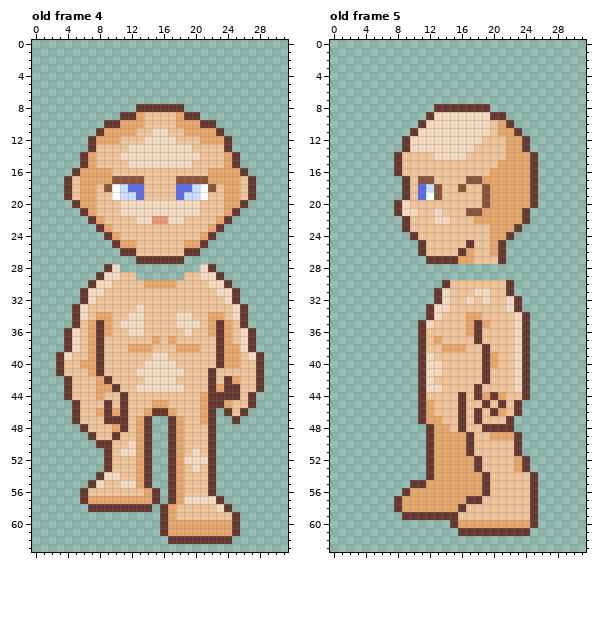
One commit to this pixel-art file: Mohanjo daro/Assets/Art/Player/Npc/Npc 1.aseprite. That is the earlier state.
32x64 pixels, 16 frames. Pixels under 10% opacity are left out. Colours within 5 levels of each other are drawn and written as one. Shown: old frame 4, old frame 5. The commit also changed other frames, which this record leaves out.
The result:
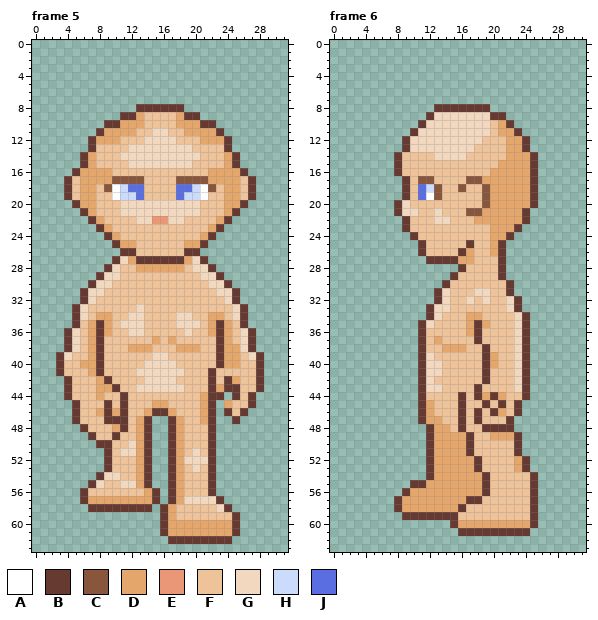
Palette (. is transparent): A #ffffff  B #663931  C #88563d  D #e5a66b  E #ea9777  F #eec39a  G #f2d8bf  H #cbdbfc  J #5b6ee1
A new or re-ordered frame is compared with the old frame closest to it.
Commit message: effects animation and NPC
The exact change:
frames re-ordered
Frame 5 against old frame 4, layer "Body":
Colour B now appears in row 27 at x 10 and 21.
Colour D now appears in row 27 at x 12 and 19; in row 28 at x 13 to 18.
Colour F now appears in row 28 at x 11 to 12 and 19; in row 29 at x 13 to 18.
The author changed colour D to colour F in row 30 at x 14 to 17.
Colour G now appears in row 27 at x 11 and 20; in row 28 at x 20.
Colour B is gone in row 44 at x 24; in row 45 at x 23.
Frame 6 against old frame 5, layer "Body":
Colour B now appears in row 28 at x 16 and 21; in row 29 at x 15 and 21.
Colour F now appears in row 28 at x 17 to 20; in row 29 at x 16 to 20.
Changed places in both pictures, as pixel boxes (x1, y1, x2, y2):
changed: (112, 256, 208, 288)
erased: (216, 392, 232, 408)
added: (450, 264, 506, 280)
